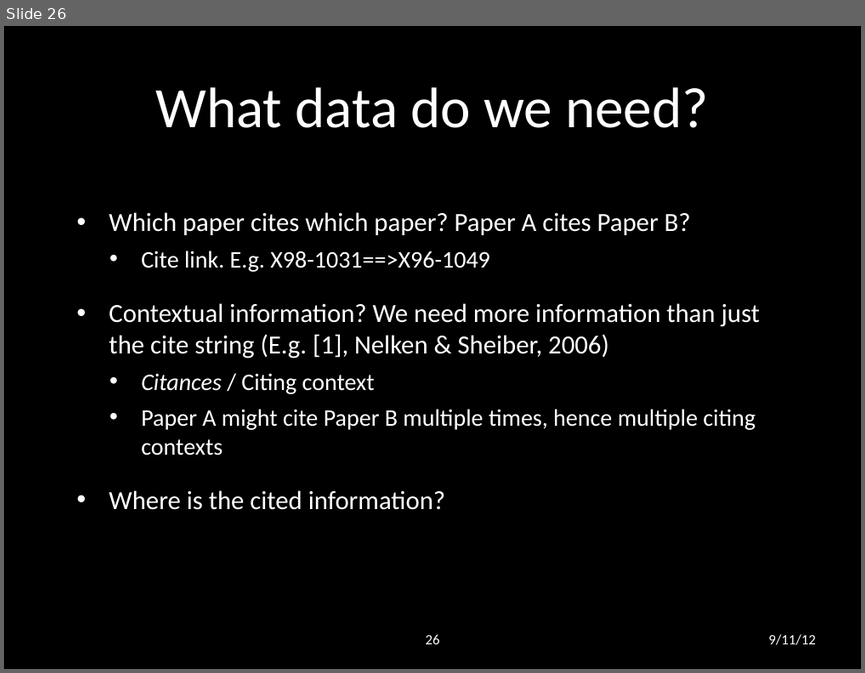
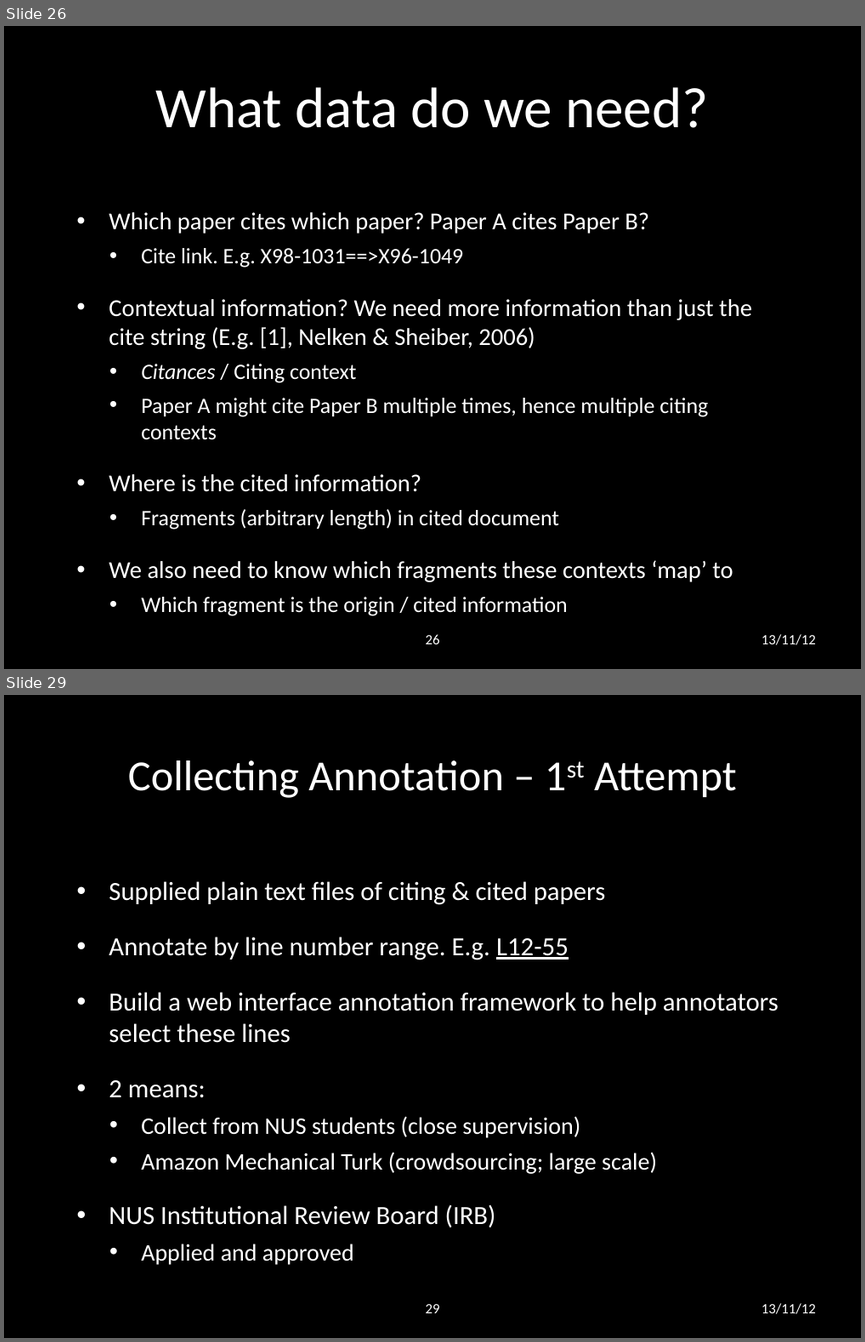
Before and after one commit to lwheng/fyp, a slide deck: presentation/final presentation.pptx. Shown one above the other, each under a label of ours: slide 26 before the commit, slides 26 and 29 after it; the slides between them are not shown. The pictures are 865x673 and 865x1342 pixels, drawn with LibreOffice and Linux fonts; fonts in the diff are those of the drawing; background and template pictures are left out. Boxes give left, top, right and bottom in pixels: in the first picture for what was removed or moved away, otherwise in the second. Text is boxed around its words. In the diff, an @@ line names an element or a change of style, - is before the commit and + after.

```diff
--- a/presentation/final presentation.pptx
+++ b/presentation/final presentation.pptx
@@ slide 29 added at [4, 695, 861, 1338], background picture (left out) @@
@@ title added at [128, 760, 737, 798], 36 pt, text #FFFFFF @@
+Collecting Annotation – 1st Attempt
@@ text added at [109, 881, 778, 1265], 22 pt, text #FFFFFF @@
+• Supplied plain text files of citing & cited papers
+• Annotate by line number range. E.g. L12-55
+• Build a web interface annotation framework to help annotators select these lines
+• 2 means:
+  • Collect from NUS students (close supervision)
+  • Amazon Mechanical Turk (crowdsourcing; large scale)
+• NUS Institutional Review Board (IRB)
+  • Applied and approved
@@ page number added at [426, 1304, 440, 1313], 12 pt, text #FFFFFF @@
+29
@@ text added at [761, 1303, 816, 1314], 12 pt, text #FFFFFF @@
+13/11/12
@@ slide 26 changed as well @@
@@ text at [109, 212, 752, 492]: size 22 to 20.4 pt in "Which paper cites which paper? Paper A ...", "Contextual information? We need more information than ...", "Where is the cited information?"; size 20 to 18.5 pt in "Cite link. E.g. X98-1031==>X96-1049", "Citances / Citing context", "Paper A might cite Paper B multiple ..." @@
@@ text at [109, 509, 732, 612]: paragraphs added @@
+  • Fragments (arbitrary length) in cited document
+• We also need to know which fragments these contexts ‘map’ to
+  • Which fragment is the origin / cited information
@@ text at [761, 634, 816, 645]: text changed @@
-9/11/12
+13/11/12
```
Also in this commit, not shown: 37 other slides changed, 18 other slides added.
